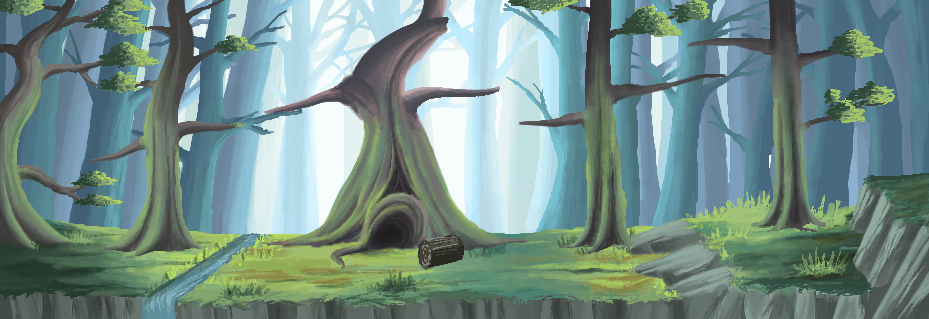
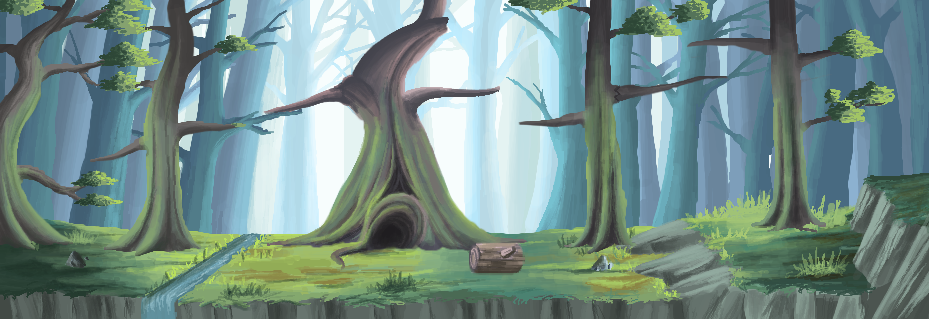
The second 929 × 319 image is a revision of the first. Changes to its layers:
renamed "9" to "Layer 7", painted on it over [65, 234, 614, 272]
added layer "Layer 6" above "Layer 5" over [469, 241, 525, 276]
painted on "Layer 4" over [614, 74, 729, 104]
painted on "7" over [612, 85, 620, 105]
